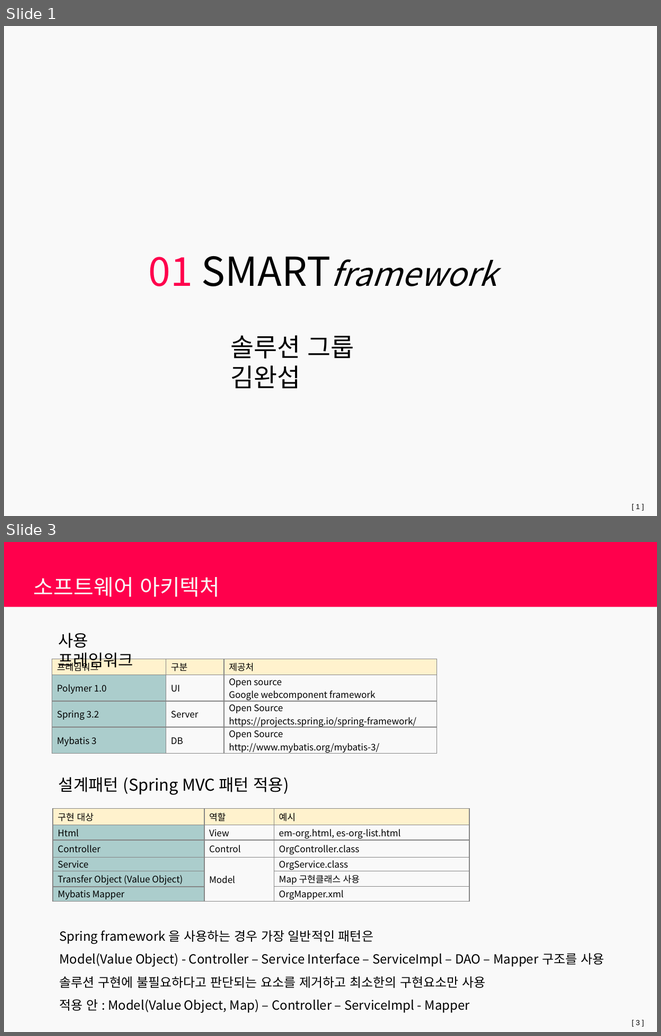
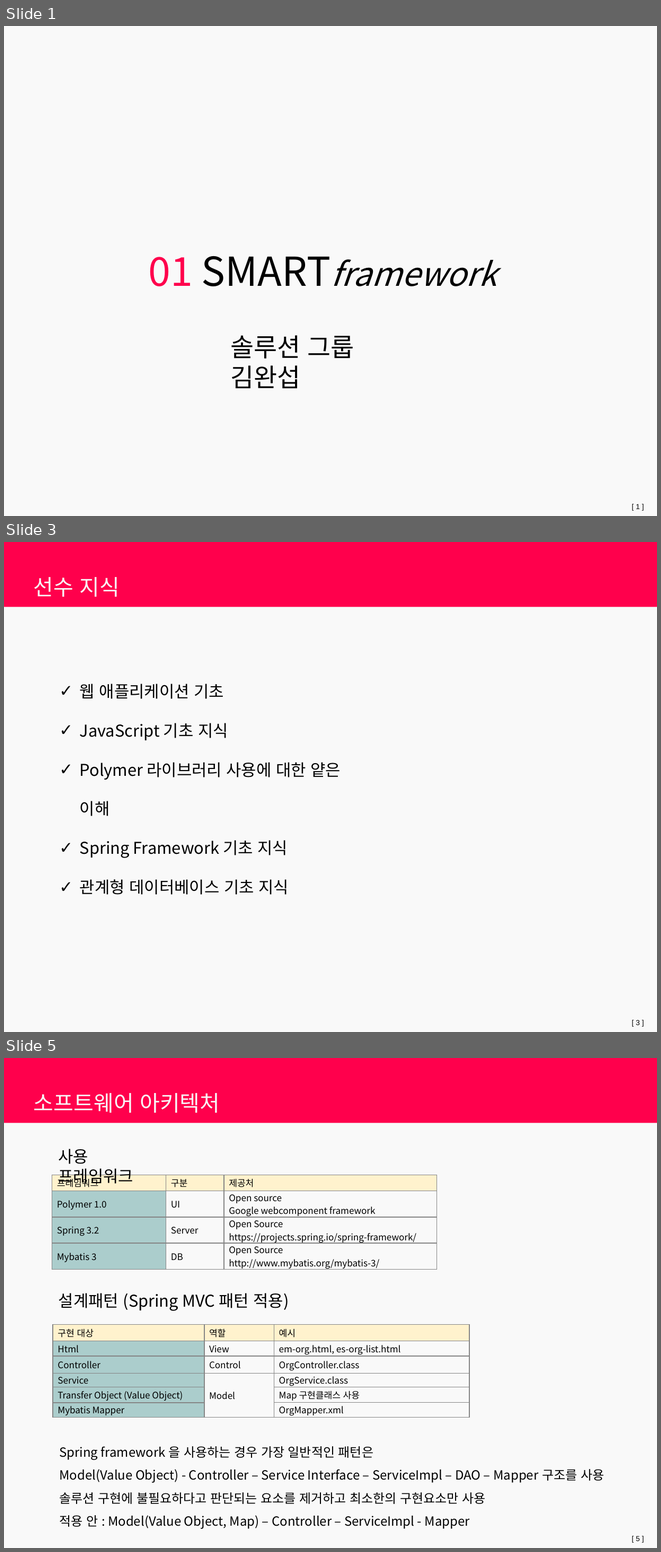
Before and after one commit to wasa-bee/smartsuite9.1_video_edu, a slide deck: 01 SmartFramework.pptx. Shown one above the other, each under a label of ours: slides 1 and 3 before the commit, slides 1, 3 and 5 after it; the slides between them are not shown. The pictures are 661x1036 and 661x1552 pixels, drawn with LibreOffice and Linux fonts; fonts in the diff are those of the drawing; background and template pictures are left out. Boxes give left, top, right and bottom in pixels: in the first picture for what was removed or moved away, otherwise in the second. Text is boxed around its words. In the diff, an @@ line names an element or a change of style, - is before the commit and + after.

```diff
--- a/01 SmartFramework.pptx
+++ b/01 SmartFramework.pptx
@@ slide 3 added at [4,542,657,1032], background #F9F9F9; not listed: 2 template elements that a slide beside it also shows @@
@@ text added at [34,577,120,597], 24 pt, text #F9F9F9 @@
+선수 지식
@@ text added at [80,684,341,894], 18 pt, text #000000 @@
+✓ 웹 애플리케이션 기초
+✓ JavaScript 기초 지식
+✓ Polymer 라이브러리 사용에 대한 얕은 이해
+✓ Spring Framework 기초 지식
+✓ 관계형 데이터베이스 기초 지식
@@ what was slide 3 is now slide 5 @@
@@ page number at [636,1536,640,1541]: text changed @@
-[ 3 ]
+[ 5 ]
```
Also in this commit, not shown: 2 slides changed, 1 other slide added, 2 other files.
